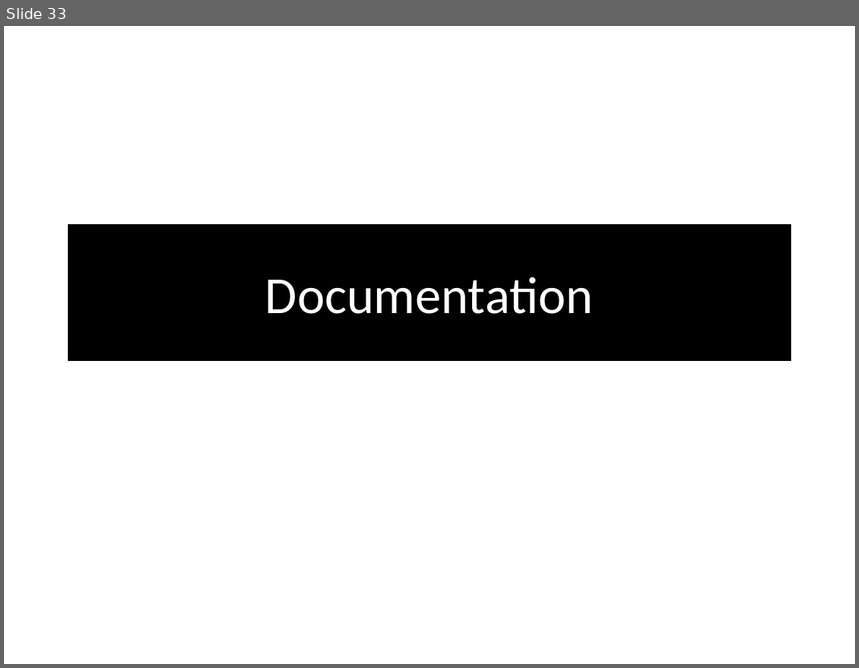
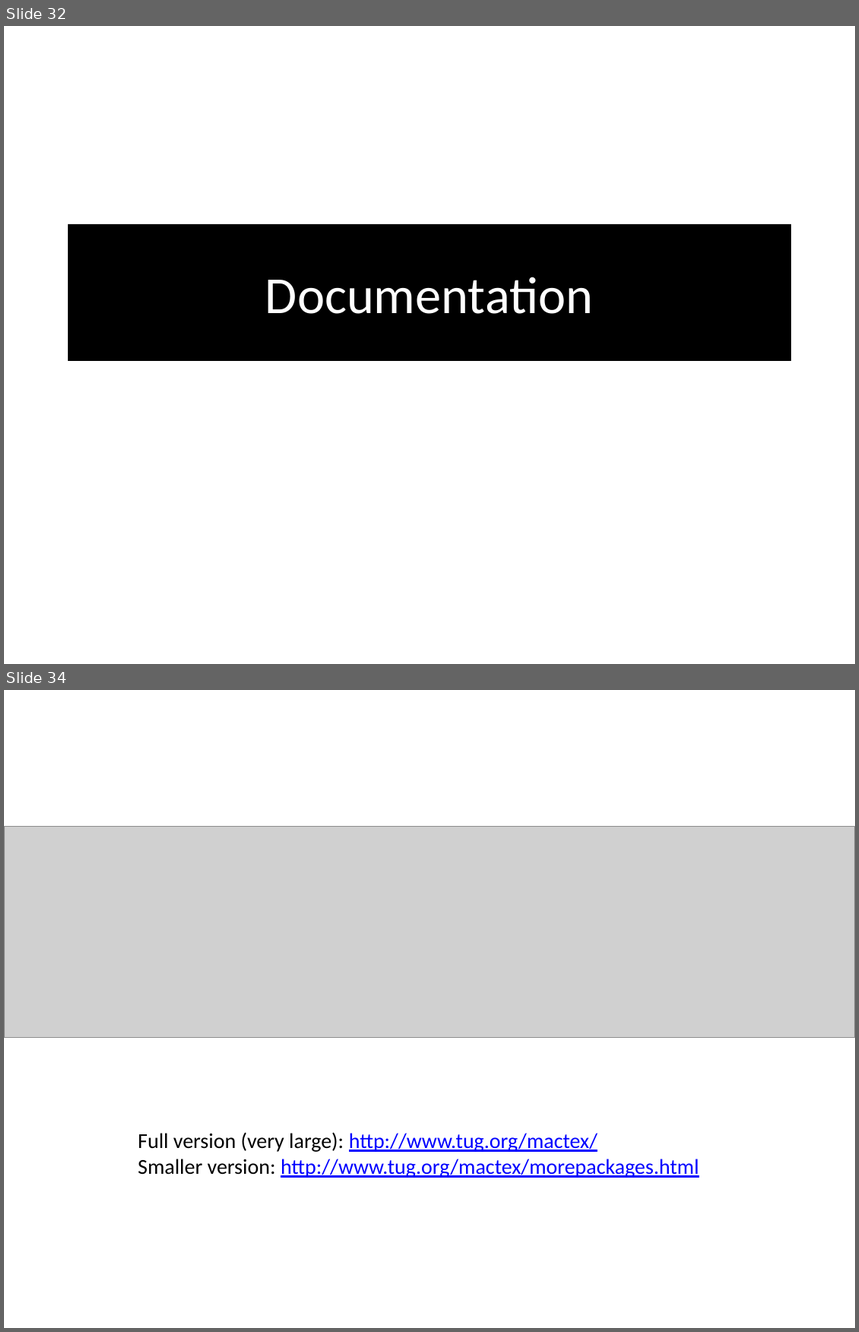
Before and after one commit to lkloh/USArray, a slide deck: BasicsOfCoding/BasicsOfCoding.pptx. Shown one above the other, each under a label of ours: slide 33 before the commit, slides 32 and 34 after it; the slides between them are not shown. The pictures are 859x668 and 859x1332 pixels, drawn with LibreOffice and Linux fonts; fonts in the diff are those of the drawing; grey boxes stand for pictures. Boxes give left, top, right and bottom in pixels: in the first picture for what was removed or moved away, otherwise in the second. Text is boxed around its words. In the diff, an @@ line names an element or a change of style, - is before the commit and + after.

```diff
--- a/BasicsOfCoding/BasicsOfCoding.pptx
+++ b/BasicsOfCoding/BasicsOfCoding.pptx
@@ slide 34 added at bbox=[4, 690, 855, 1328], background #FFFFFF @@
@@ picture added at bbox=[4, 826, 855, 1038] @@
@@ text added at bbox=[138, 1132, 699, 1178], 18 pt, text #0000FF, underline @@
+Full version (very large): http://www.tug.org/mactex/
+Smaller version: http://www.tug.org/mactex/morepackages.html
@@ what was slide 33 is now slide 32 @@
```
Also in this commit, not shown: 8 slides changed, 1 other slide added, 3 slides removed, 1 other file.
